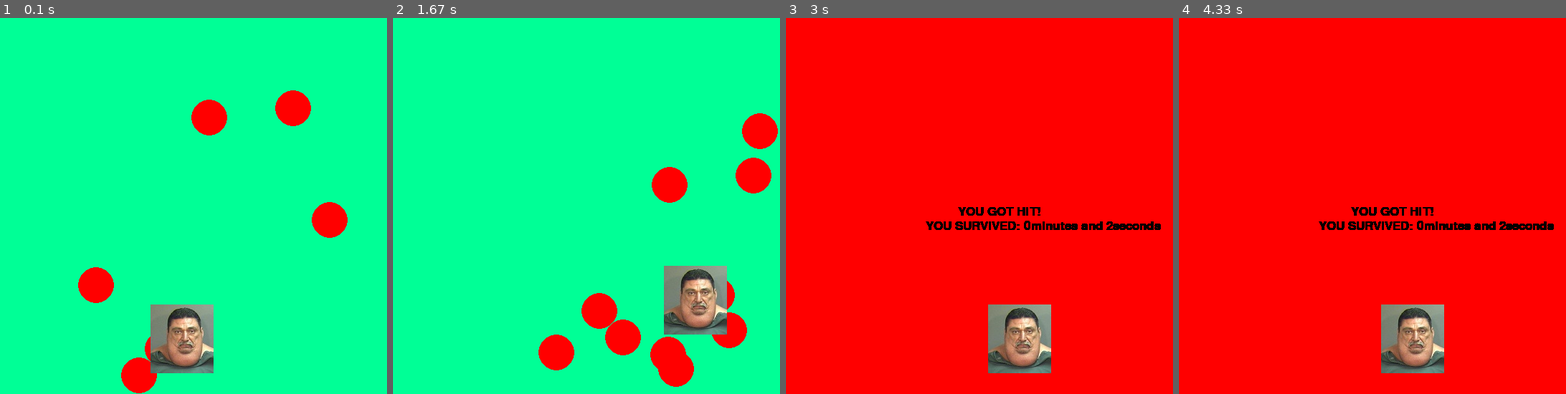
Above: before the commit, frames 1-4 (left to right).
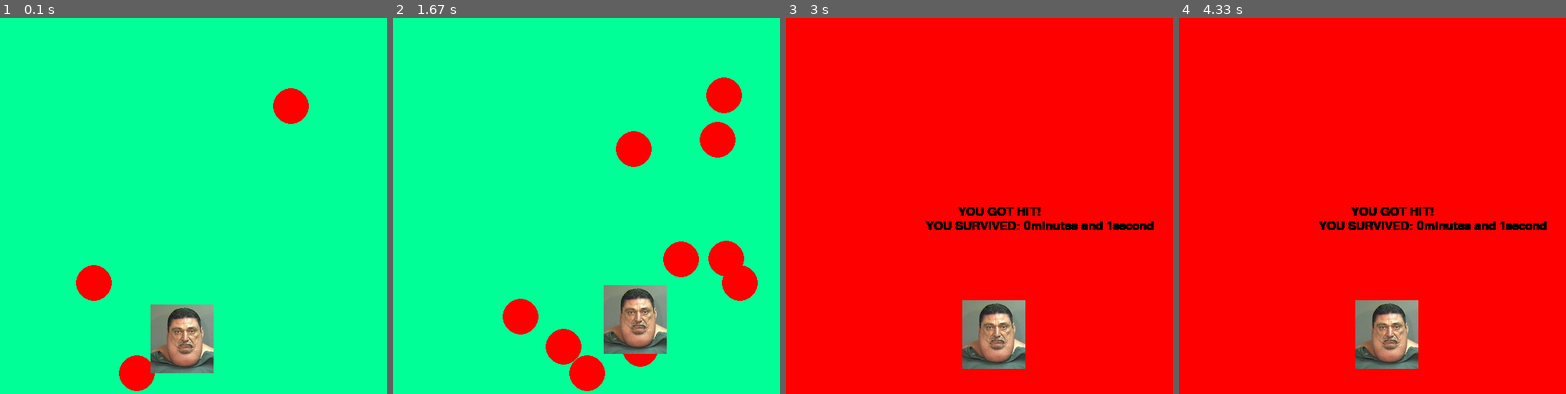
Above: after the commit, the same moments.

Repository: Ajay-Mohanraj/Evader
Game: pygame game, started from testing123.py
The game is run twice, just before and just after one commit, with the same random seed, the same clock (stepped at 60 frames per second) and the same inputs.
Inputs:
- Up to frame 1 (0.1 s): no input
- Up to frame 2 (1.67 s): hold Right 0.33-0.8 s; hold Up 0.83-1.13 s; hold Right 1.17-1.63 s
- Up to frame 3 (3 s): hold Left 1.67-2.2 s; hold Down 2.23-2.53 s; hold Left 2.57-2.97 s
- Up to frame 4 (4.33 s): no input

The runs differ from the first frame. In frame 1, 1.9% of the frame differs, in the area x 19-90%, y 18-100%; in frame 2, 15%, in the area x 28-100%, y 15-100%; in frame 3, 4.2%; in frame 4, 4.2%.

Commit message:
Merge remote-tracking branch 'origin/master'
# Conflicts:
#	EggRoulette.py

Diff:
--- a/testing123.py
+++ b/testing123.py
@@ -131,7 +131,7 @@
 timer = Timer(frame_count, frame_rate)
 player1 = Player(x, y, width, height, vel, "ohya.jpg")
 while run:
-    pygame.time.delay(0)
+    clock.tick(frame_rate)
     for event in pygame.event.get():
 
         if event.type == pygame.QUIT:
@@ -141,9 +141,10 @@
     time = font.render(timer.time_elapsed(), True, (0, 0, 0))
     win.blit(time, (10, 10))
 
-    if timer.total_seconds % 10 == 0 and len(ball_list) < 10:
-        ball = make_ball()
-        ball_list.append(ball)
+    if timer.total_seconds % 10 == 0:
+        if len(ball_list) < 10:
+            ball = make_ball()
+            ball_list.append(ball)
 
     win.fill((0, 255, 150))
     for ball in ball_list:
@@ -158,7 +159,7 @@
             ball.x_vel *= -1
     for ball in ball_list:
         pygame.draw.circle(win, (255, 0, 0), (ball.x, ball.y), BALL_SIZE)
-        if (player1.x - 20) < ball.x < (player1.x + 20) and (player1.y - 30) < ball.y < (player1.y + 30):
+        if ((player1.x - 20) < ball.x - 12.5 < (player1.x + 20) or (player1.x - 20) < ball.x + 12.5 < (player1.x + 20)) and ((player1.y - 30) < ball.y - 12.5 < (player1.y + 30) or (player1.y - 30) < ball.y + 12.5 < (player1.y + 30)):
             win.fill((255, 0, 0))
             run = False
     win.blit(player1.player, (player1.x, player1.y))
